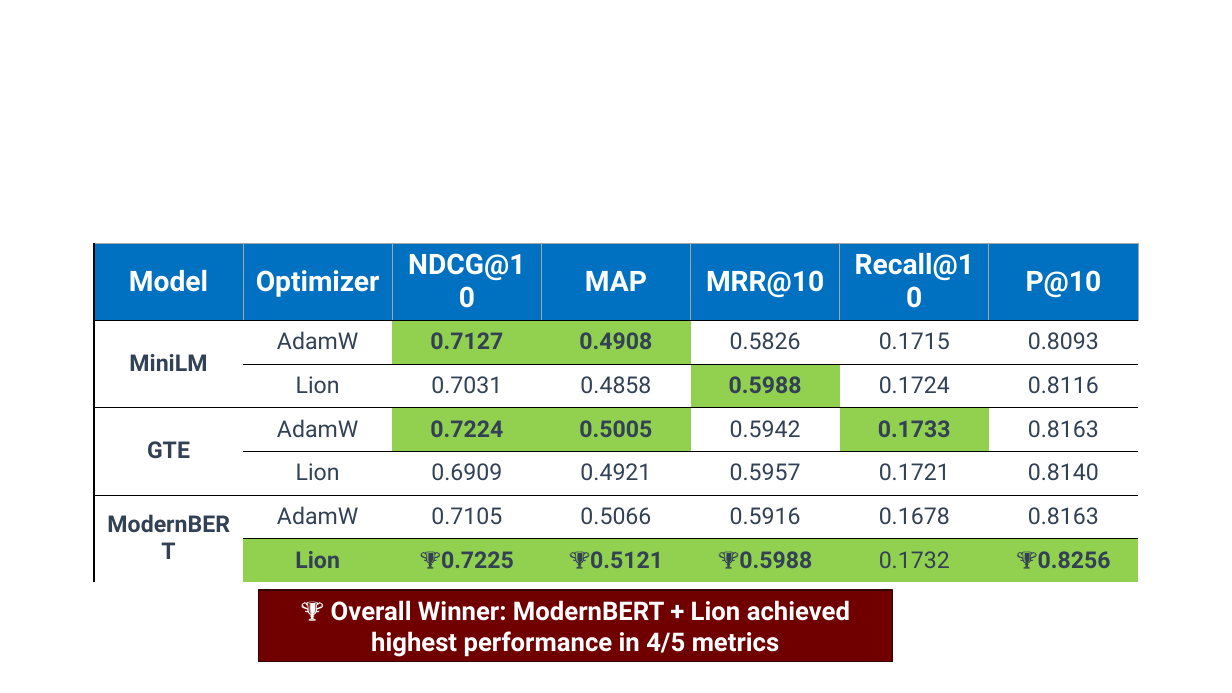
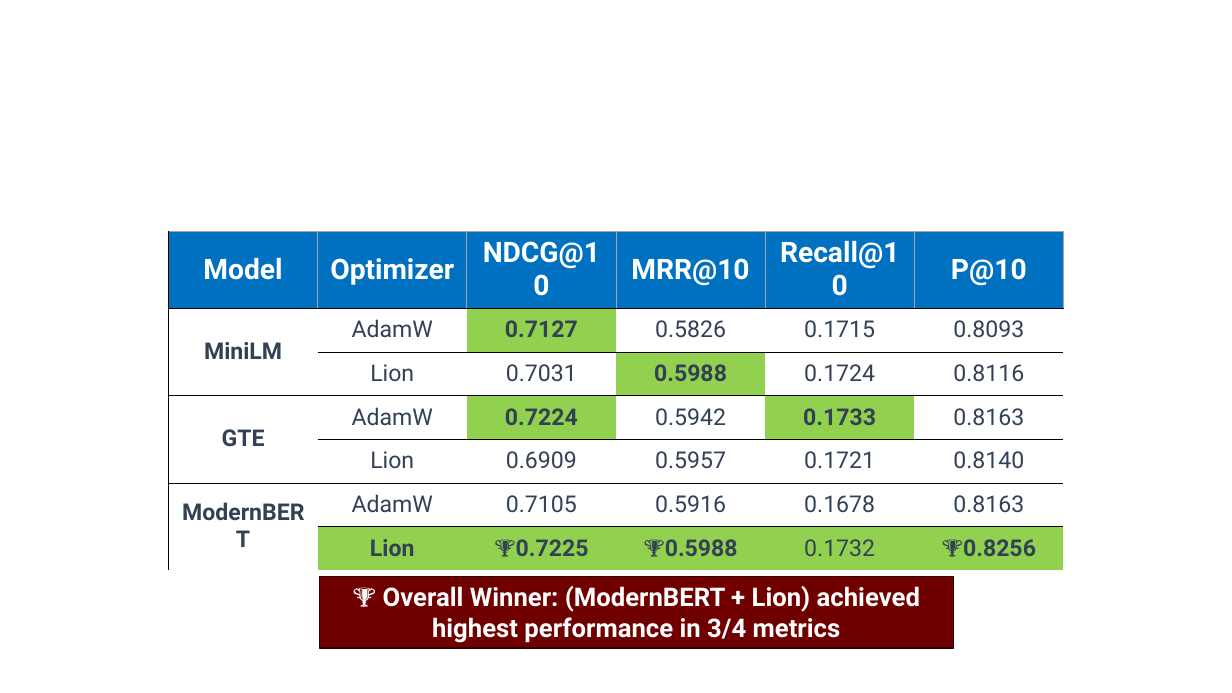
Before and after one commit to skfrost19/cross-encoder-modal, a slide deck: slide 19 of cross_encoder/thesis/Thesis_presentation.pptx. Drawn at 1232x693 pixels with LibreOffice and Linux fonts; fonts in the diff are those of the drawing; background and template pictures are left out. Boxes give left, top, right and bottom in pixels: in the first picture for what was removed or moved away, otherwise in the second. Text is boxed around its words. In the diff, an @@ line names an element or a change of style, - is before the commit and + after.

Commit message:
Update evaluation metrics and results in thesis presentation

```diff
--- a/cross_encoder/thesis/Thesis_presentation.pptx
+++ b/cross_encoder/thesis/Thesis_presentation.pptx
@@ table at (168, 231, 1061, 561) @@
-column 4: MAP | 0.4908 | 0.4858 | 0.5005 | 0.4921 | 0.5066 | 🏆0.5121
@@ table: place and size @@
-table at (94, 243, 1136, 573)
+table at (168, 231, 1061, 561)
@@ rectangle "🏆 Overall Winner: (ModernBERT + ...": place and size @@
-rectangle "🏆 Overall Winner: (ModernBERT + ..." at (259, 591, 893, 662)
+rectangle "🏆 Overall Winner: (ModernBERT + ..." at (320, 577, 954, 648)
@@ text in rectangle at (383, 586, 920, 643): text changed @@
-🏆 Overall Winner: ModernBERT + Lion achieved highest performance in 4/5 metrics
+🏆 Overall Winner: (ModernBERT + Lion) achieved highest performance in 3/4 metrics
```
Also in this commit, not shown: 4 other slides changed, 1 other file.
